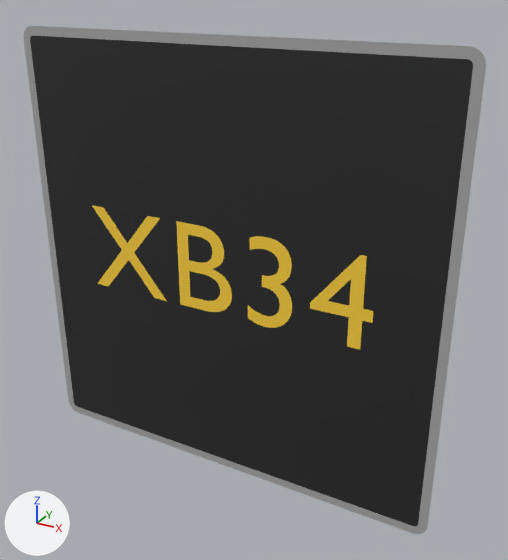
What one commit did to the glTF model panneaux/19_X_dynamiques/XB34.glb.
The view is the same before and after, from a 50 mm camera at (0.737, -1.194, 0.609) aimed at (0.063, 0.032, -0.003). Lighting does not change. The marker at lower left points along +X, +Y and +Z. The older version comes first. Where no turn or scale is listed for an object, it has been applied to the vertices. Vertices at exactly the same position are counted once.

Names of what the first picture shows: 'XB34_cadre00', 'XB34_fond01', 'XB34_txt02' and 1 more.
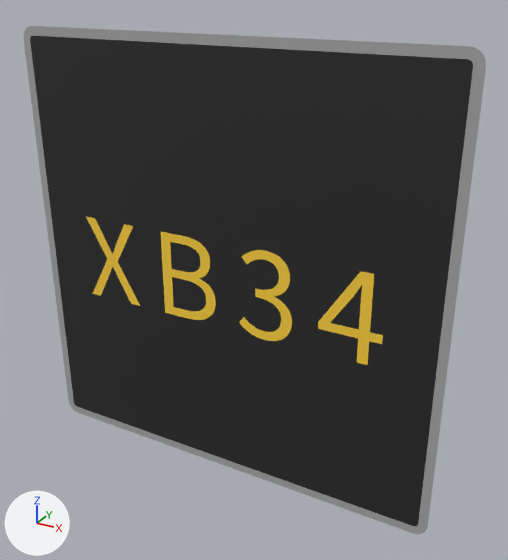
Boxes (x1, y1, x2, y2) around the edits, measured in the pictures (508 x 560 px; the box of a moved part takes in the faces that stretch with it):
'XB34_txt02', reshaped
    before: (92, 205, 374, 350)
    after: (86, 217, 383, 365)
part 1 of me_t_372, rebuilt
    before: (176, 221, 232, 312)
    after: (160, 231, 216, 320)
part 2 of me_t_372, rebuilt
    before: (310, 255, 374, 350)
    after: (318, 271, 383, 365)
part 3 of me_t_372, rebuilt (28% narrower, 7% shorter)
    before: (92, 205, 167, 301)
    after: (86, 217, 140, 306)
part 4 of me_t_372, moved or reshaped
    before: (248, 236, 292, 328)
    after: (239, 250, 292, 341)

The edits, one by one:
me_t_372 is used by ob_xb34_txt02; location (0.0, -0.002, 0.0).
me_t_372 had 560 vertices, 1116 faces and spanned x -0.354..0.346, y 0.0, z -0.091..0.115.
me_t_372 now has 710 vertices, 1416 faces and spans x -0.373..0.369, y 0.0, z -0.123..0.085.
me_t_372 part 1: the loose piece of 212 vertices spanning x -0.111..0.027, y 0.0, z -0.088..0.112 is rebuilt with 212 vertices and now spans x -0.155..-0.015, y 0.0, z -0.119..0.081.
me_t_372 part 2: the loose piece of 30 vertices spanning x 0.212..0.346, y 0.0, z -0.088..0.115 is rebuilt with 78 vertices and now spans x 0.232..0.369, y 0.0, z -0.119..0.081.
me_t_372 part 3: the loose piece of 24 vertices spanning x -0.354..-0.148, y 0.0, z -0.088..0.112 is rebuilt with 124 vertices and now spans x -0.373..-0.226, y 0.0, z -0.119..0.081.
me_t_372 part 4: 2 vertices moved within x 0.169, y 0.0, z -0.047; 292 vertices removed from x 0.066..0.171, y 0.0, z -0.091..0.115; 294 vertices added at x 0.044..0.172, y 0.0, z -0.123..0.085.
